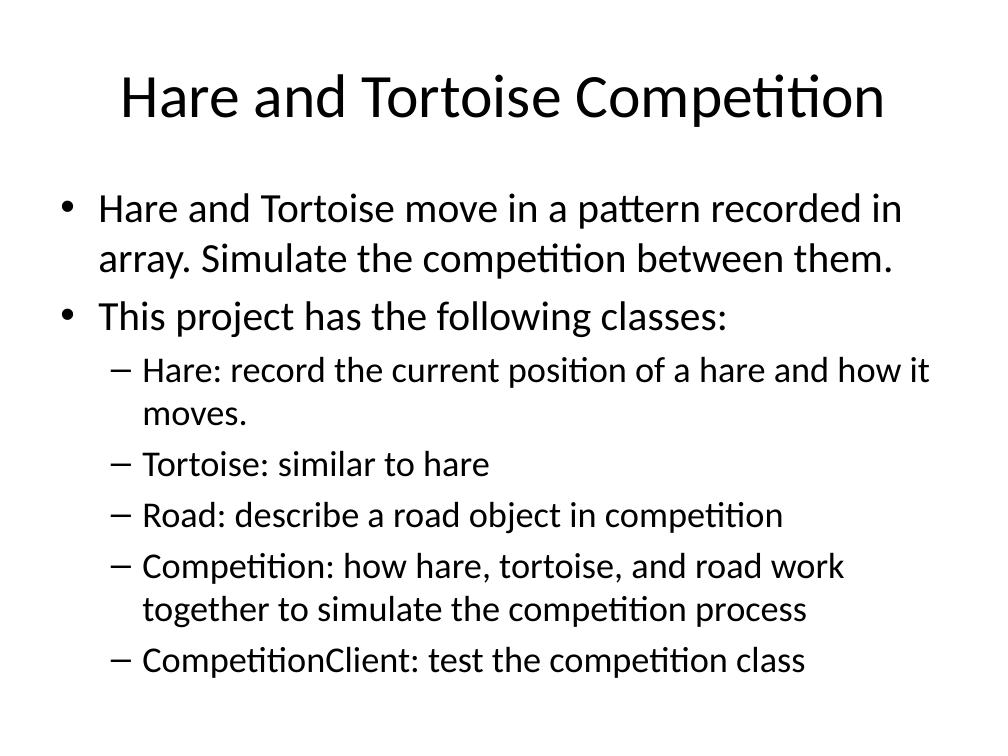
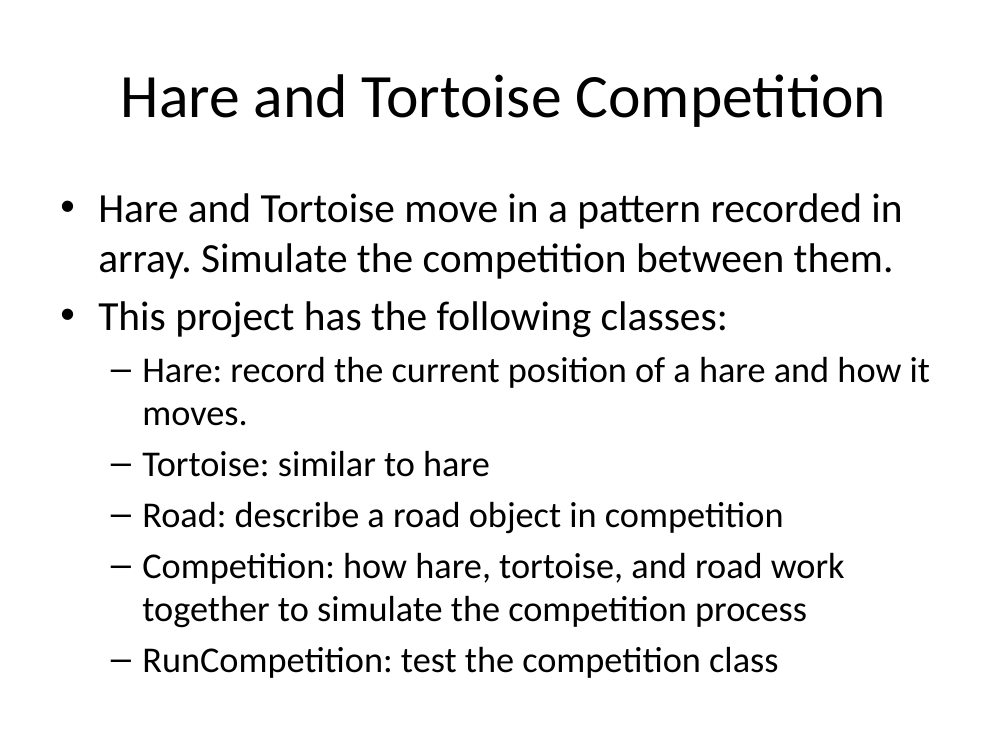
Before and after one commit to tong-yee/tong-yee.github.io, a slide deck: slide 2 of 135/projects/project3/project3_HareTortoiseCompetition.pptx. Drawn at 1008x756 pixels with LibreOffice and Linux fonts; fonts in the diff are those of the drawing. Boxes give left, top, right and bottom in pixels: in the first picture for what was removed or moved away, otherwise in the second. Text is boxed around its words. In the diff, an @@ line names an element or a change of style, - is before the commit and + after.

Commit message:
add Hare and Tortoise Competition

```diff
--- a/135/projects/project3/project3_HareTortoiseCompetition.pptx
+++ b/135/projects/project3/project3_HareTortoiseCompetition.pptx
@@ text at [142,646,778,678]: text changed @@
-  – CompetitionClient: test the competition class
+  – RunCompetition: test the competition class
```
Also in this commit, not shown: 17 other slides changed, 3 slides added, 2 other files.
